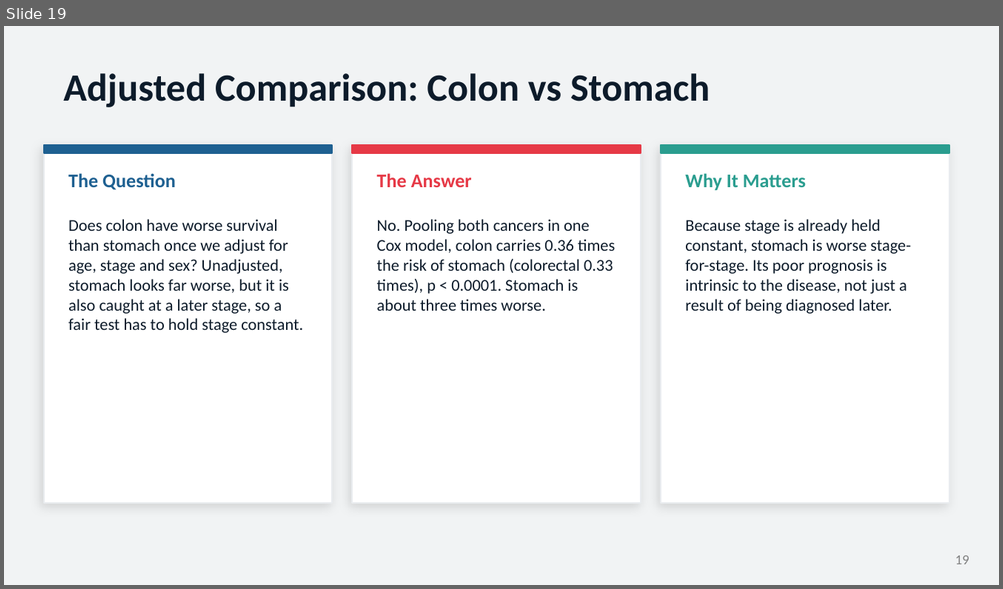
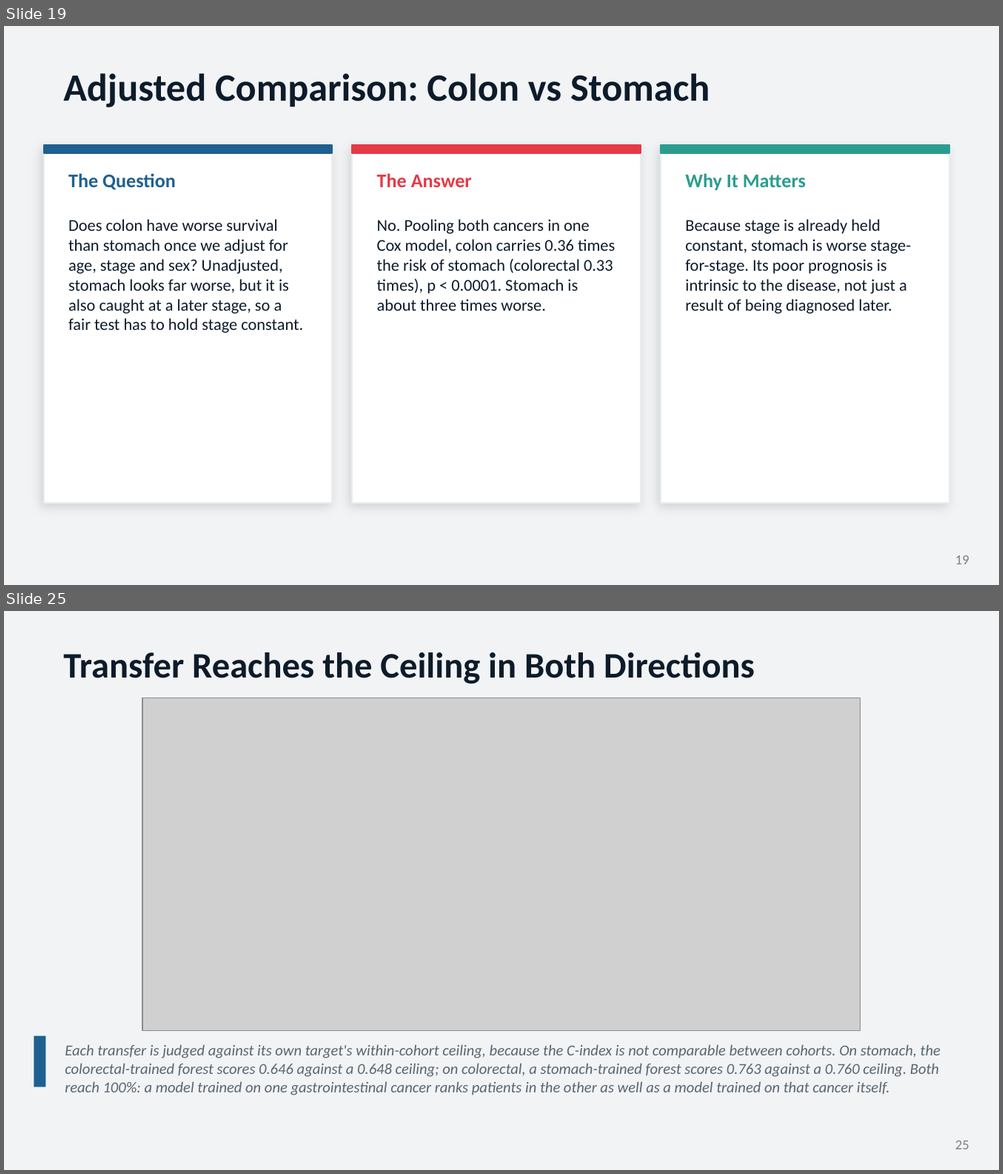
Before and after one commit to Anmol-singh57/survival-analysis-gi-cancers, a slide deck: report/Survival_Analysis_of_Colorectal_V2.pptx. Shown one above the other, each under a label of ours: slide 19 before the commit, slides 19 and 25 after it; the slides between them are not shown. The pictures are 1003x589 and 1003x1174 pixels, drawn with LibreOffice and Linux fonts; fonts in the diff are those of the drawing; grey boxes stand for pictures. Boxes give left, top, right and bottom in pixels: in the first picture for what was removed or moved away, otherwise in the second. Text is boxed around its words. In the diff, an @@ line names an element or a change of style, - is before the commit and + after.

```diff
--- a/report/Survival_Analysis_of_Colorectal_V2.pptx
+++ b/report/Survival_Analysis_of_Colorectal_V2.pptx
@@ slide 25 added at (4,611,999,1170), background #F1F3F4 @@
@@ text added at (63,652,754,684), 26 pt, text #0D1B2A, bold @@
+Transfer Reaches the Ceiling in Both Directions
@@ picture added at (142,698,860,1031) @@
@@ rectangle added at (34,1037,45,1088), fill #1E6091 @@
@@ text added at (65,1045,940,1096), 11 pt, text #5A6570, italic @@
+Each transfer is judged against its own target's within-cohort ceiling, because the C-index is not comparable between cohorts. On stomach, the colorectal-trained forest scores 0.646 against a 0.648 ceiling; on colorectal, a stomach-trained forest scores 0.763 against a 0.760 ceiling. Both reach 100%: a model trained on one gastrointestinal cancer ranks patients in the other as well as a model trained on that cancer itself.
@@ text added at (955,1141,969,1150), 10 pt, text #808080 @@
+25
```
Also in this commit, not shown: 5 slides changed, 2 other slides added, 13 other files.
